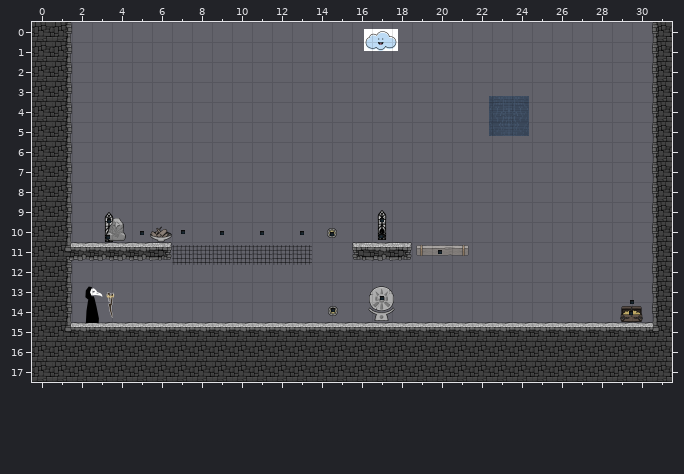
Level history. Tiled map (JSON): Physics/Physics/assets/rain_medium.tmj. Above, as it was before the edit.
Cells are 300x300 px. Shown: x 0..31, y 0..17.
After the commit:
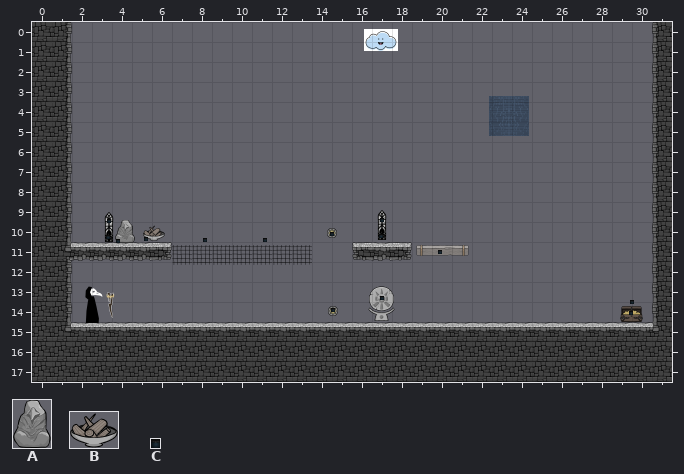
Key: from "GameObjects": A 2 "nonburnable", B 18 "brazier"; from "backgroundAssets": C 10 "light".
Objects are placed by their top-left corner, in cells (3,4 is the top-left corner of cell 3,4); size is 1x1 cell unless given.
What changed:
{"where": "layer \"Entities\""}
{"was": "B \"infburnable\" at 5.9,10.2 size 1.1x0.8", "now": "B \"infburnable\" at 5.6,10.2 size 1.1x0.8"}
{"was": "A \"nonburnable\" at 3.7,9.8 size 1x1.2", "now": "A \"nonburnable\" at 4.2,9.9 size 1x1.2"}
{"where": "layer \"Action Entities\""}
{"was": "C \"light\" at 5.4,10.5 size 0.2x0.2", "now": "C \"light\" at 5.6,10.8 size 0.2x0.2"}
{"was": "C \"light\" at 9.4,10.5 size 0.2x0.2", "now": "C \"light\" at 8.6,10.8 size 0.2x0.2"}
{"was": "C \"light\" at 11.4,10.4 size 0.2x0.2", "now": "C \"light\" at 11.5,10.8 size 0.2x0.2"}
{"now": "C \"light\" at 4.2,10.8 size 0.2x0.2"}
{"was": "C \"light\" at 7.5,10.4 size 0.2x0.2"}
{"was": "C \"light\" at 13.4,10.4 size 0.2x0.2"}
